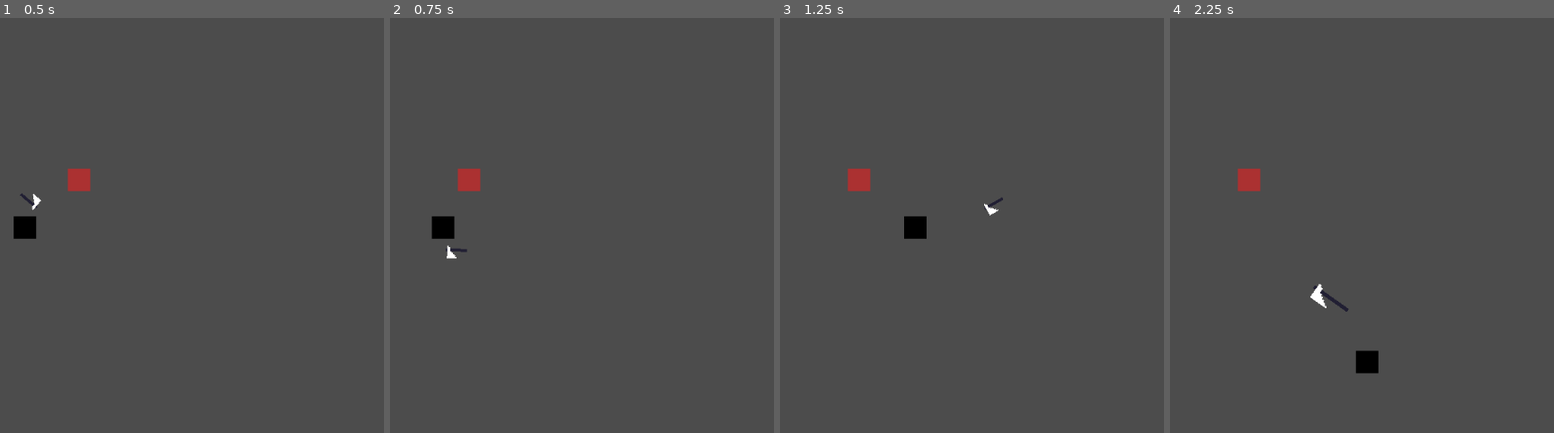
Above: before the commit, frames 1-4 (left to right).
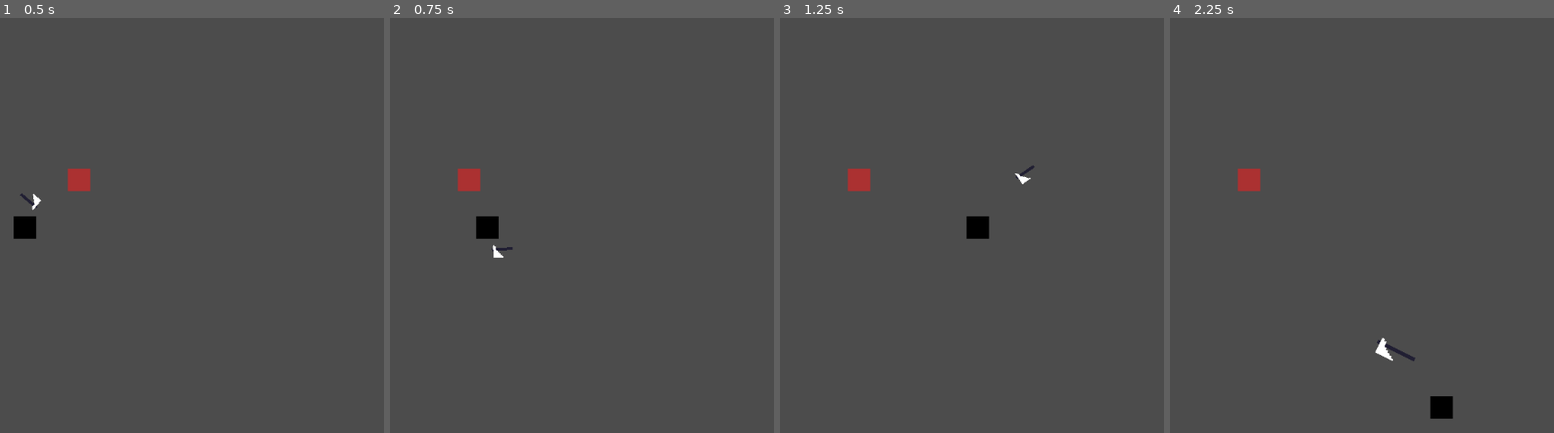
Above: after the commit, the same moments.

Repository: renzoventura/god-of-war
Game: Godot game, scene res://scenes/level/TemplateLevel.tscn
Two runs of this game, one before a commit and one after it. Both use one fixed random seed, a clock stepped at 60 frames per second and the inputs below.
Inputs (mouse positions are in pixels of both pictures, inside the frame that each line leads up to):
- Up to frame 1 (0.5 s): no input
- Up to frame 2 (0.75 s): tap Enter at 0.5 s; move the mouse to (574, 208) at 0.52 s; hold D (right) from 0.53 s (still down); tap Space (dash) at 0.6 s
- Up to frame 3 (1.25 s): keep holding D (right); right-click (964, 208) at 0.8 s
- Up to frame 4 (2.25 s): move the mouse to (outside the picture) at 1.27 s; release D (right) at 1.28 s; hold S (down) 1.28-2.03 s; right-click (outside the picture) at 1.35 s; tap Space (dash) at 1.55 s; move the mouse to (1266, 134) at 2.02 s; hold D (right) from 2.03 s (still down); click (1266, 134) at 2.1 s

Frame 1 is identical in both runs. In frame 2, 0.8% of the frame differs, in the area x 10-32%, y 47-59%; in frame 3, 0.8%; in frame 4, 1.0%, in the area x 36-74%, y 64-97%.

Commit message:
Add dash mechanic

Diff:
--- a/scenes/player/Player.gd
+++ b/scenes/player/Player.gd
@@ -1,29 +1,54 @@
 extends KinematicBody2D
 
+enum {ATTACK, IDLE, DASH, HURT}
+
+const FRICTION = 0.1
+
+var DASH_TIME = 0.1
+var dash_acc = 0
 var motion = Vector2(0,0)
 var SPEED = 100;
 var MAX_SPEED = 120;
-const FRICTION = 0.1
+var DASH_SPEED = 500;
+var is_thrown = false
+var state: int = IDLE
+var isDashEnabled = true;
 
 onready var sword_position = $"Center"
 onready var sword_position_container = $"Center/offset/Node2D"
 onready var sword = $"Center/offset/Node2D/Sword"
-
-var is_thrown = false
+onready var player_hit_box = $"CollisionShape2D"
+onready var dashTimer = $"DashTimer"
 
 func _process(delta):
+	match state:
+		IDLE:
+			idle()
+		DASH:
+			dashing(delta)
+		HURT:
+			pass
+
+func idle():
 	move()
 	move_sword()
 	dash()
 	move_and_slide(motion)
 
-func move():
-	if(is_thrown):
-		SPEED = 120;
+func updateSpeed():
+	if(state == DASH):
+		SPEED = 500;
 		MAX_SPEED = SPEED;
 	else:
-		SPEED = 100;
-		MAX_SPEED = SPEED;
+		if(is_thrown):
+			SPEED = 150;
+			MAX_SPEED = SPEED;
+		else:
+			SPEED = 100;
+			MAX_SPEED = SPEED;
+
+func move():
+	updateSpeed()
 	if Input.is_action_pressed("up"):
 		motion.y = clamp(motion.y - SPEED, -MAX_SPEED, 0)
 	elif Input.is_action_pressed("down"):
@@ -38,9 +63,22 @@
 		motion.x = lerp(motion.x, 0, FRICTION)
 
 func dash():
-	if(Input.is_action_just_pressed("dash")):
-		print("DASHING")
+	if(Input.is_action_just_pressed("dash") and isDashEnabled):
+		toggle_hit_box()
+		isDashEnabled = false
+		dashTimer.start()
+		state = DASH
 
+func dashing(delta):
+	move()
+	dash_acc += delta
+	SPEED = 500
+	if dash_acc >= DASH_TIME:
+		state = IDLE
+		toggle_hit_box()
+		motion = Vector2(0, 0)
+		dash_acc = 0
+	move_and_slide(motion)
 
 func move_sword():
 	if(!is_thrown):
@@ -62,3 +100,12 @@
 		var axeInstance = preloadAxe.instance();
 		sword_position_container.call_deferred("add_child",axeInstance)
 		enable_axe_movement()
+
+func toggle_hit_box():
+	print("hit box disabled = " + str(!player_hit_box.disabled))
+	player_hit_box.disabled = !player_hit_box.disabled
+
+
+
+func _on_DashTimer_timeout():
+	isDashEnabled = true;
--- a/scenes/player/Player.tscn
+++ b/scenes/player/Player.tscn
@@ -29,3 +29,6 @@
 
 [node name="Sword" parent="Center/offset/Node2D" instance=ExtResource( 3 )]
 rotation = -1.49012e-08
+
+[node name="DashTimer" type="Timer" parent="."]
+[connection signal="timeout" from="DashTimer" to="." method="_on_DashTimer_timeout"]
--- a/scenes/player/Sword.tscn
+++ b/scenes/player/Sword.tscn
@@ -95,20 +95,19 @@
 collision_mask = 5
 
 [node name="Sprite" type="Sprite" parent="SwordArea"]
-scale = Vector2( 1, 1 )
 texture = ExtResource( 1 )
 centered = false
 flip_v = true
 
 [node name="AnimationPlayer" type="AnimationPlayer" parent="SwordArea"]
 anims/Swing = SubResource( 1 )
-anims/SwingAxe = SubResource( 3 )
+anims/SwingAxe = SubResource( 2 )
 
 [node name="CollisionShape2D" type="CollisionShape2D" parent="SwordArea"]
 position = Vector2( 4.79818, 7.5495 )
 rotation = -2.93557e-08
 scale = Vector2( 1.01521, 1.0268 )
-shape = SubResource( 2 )
+shape = SubResource( 3 )
 
 [node name="Timer" type="Timer" parent="."]
 
Not shown: 2 places in scenes/player/Sword.tscn that only renumber resources
